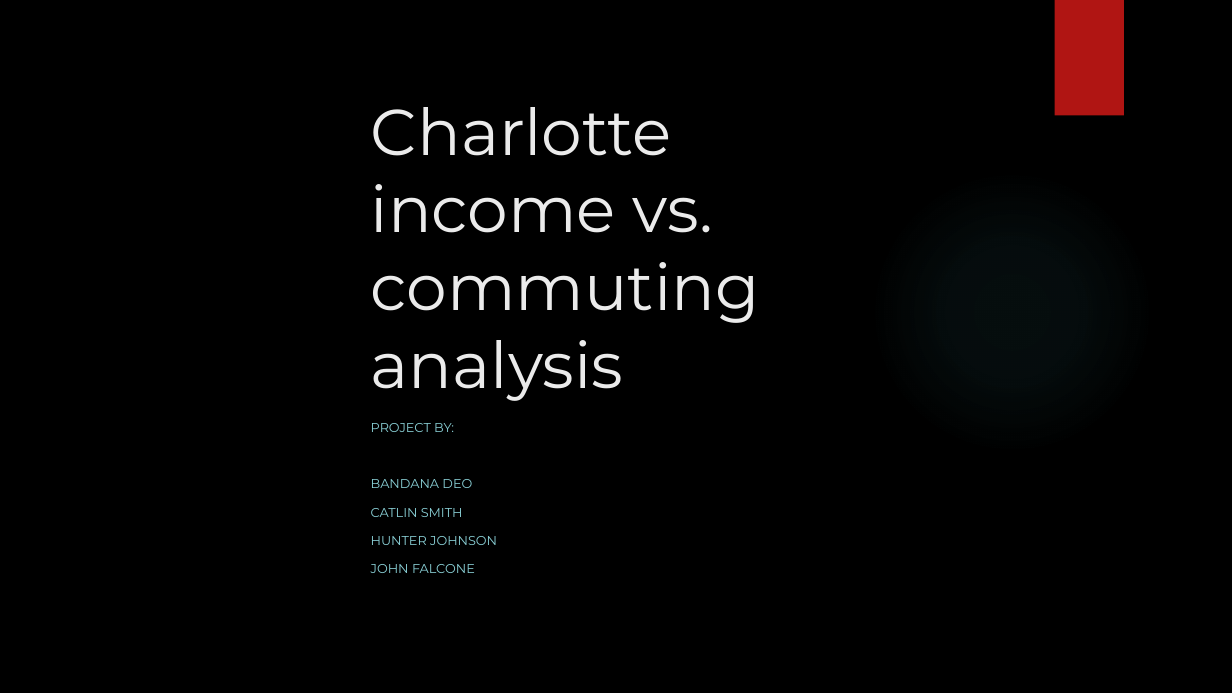
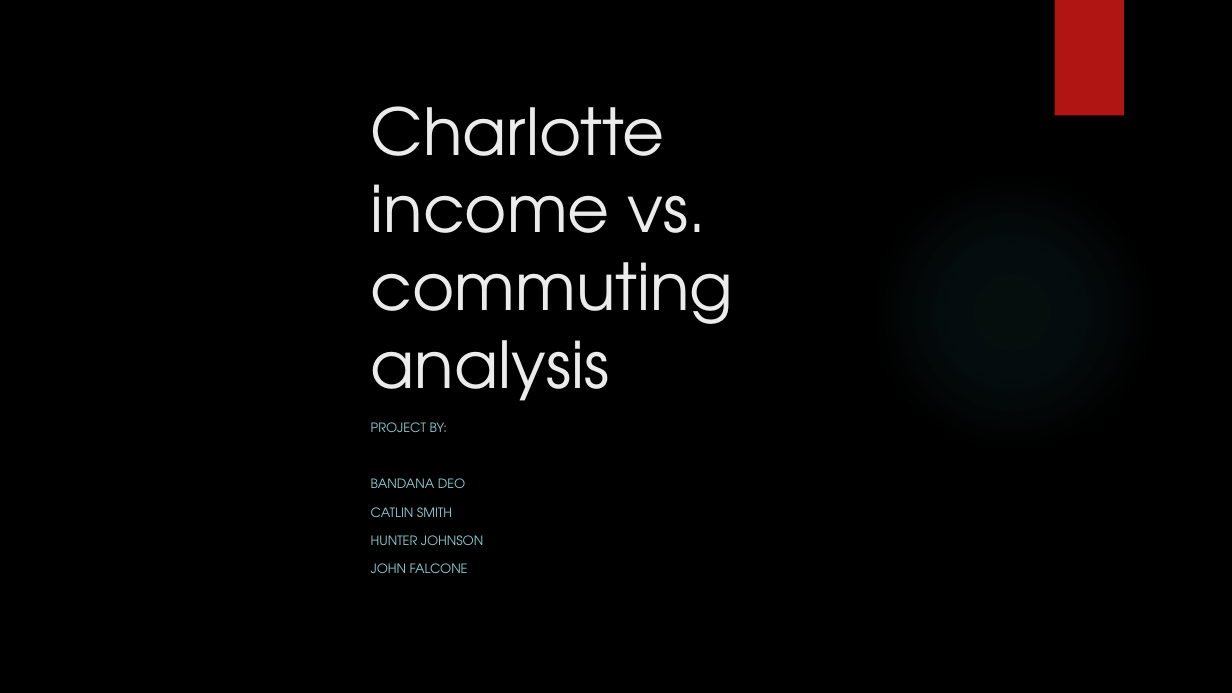
Before and after one commit to Apex8/Charlotte-income-vs-commute-analysis, a slide deck: slide 1 of Charlotte income vs commute.pptx. Drawn at 1232x693 pixels with LibreOffice and Linux fonts; fonts in the diff are those of the drawing; background and template pictures are left out. Boxes give left, top, right and bottom in pixels: in the first picture for what was removed or moved away, otherwise in the second. Text is boxed around its words. In the diff, an @@ line names an element or a change of style, - is before the commit and + after.

```diff
--- a/Charlotte income vs commute.pptx
+++ b/Charlotte income vs commute.pptx
@@ title "Charlotte income vs. commuting analysis" at <box>371,106,734,401</box>: font Montserrat to TeX Gyre Adventor @@
@@ subtitle "PROJECT BY:" at <box>371,422,483,573</box>: font Montserrat to TeX Gyre Adventor @@
```
Also in this commit, not shown: 3 other slides changed, 4 slides added.
